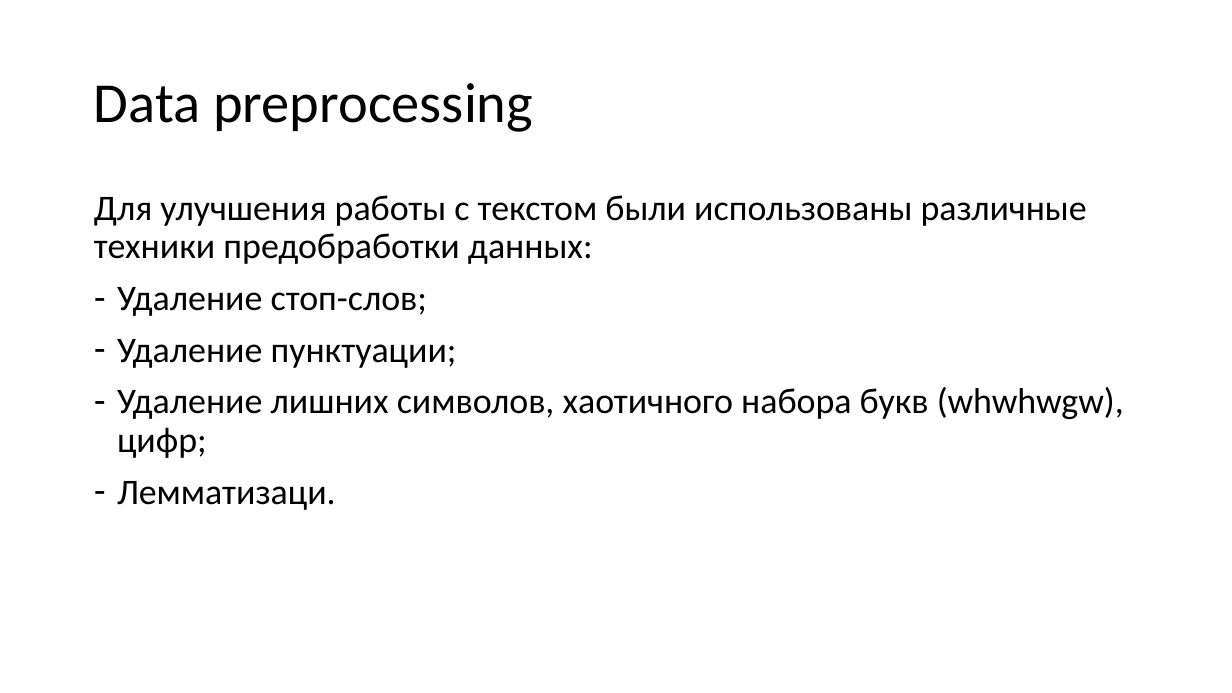
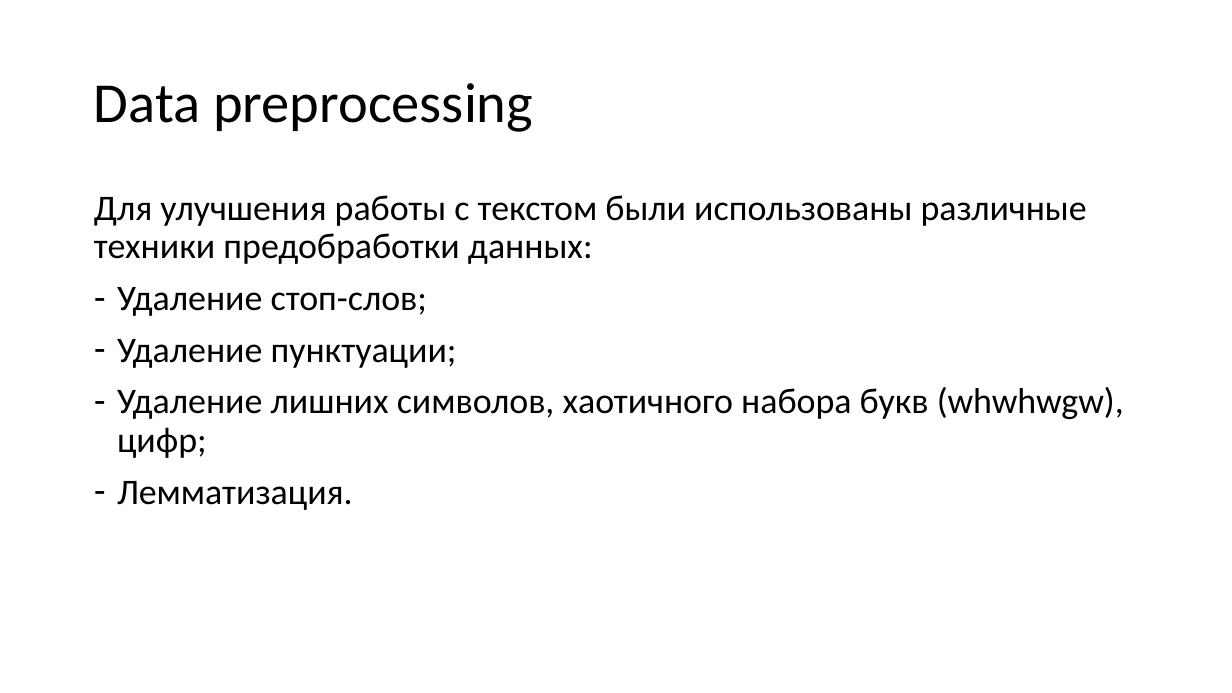
Before and after one commit to Adelaaas/it_hack_Rosatom, a slide deck: slide 3 of Хакатон «Шаг в карьеру.pptx. Drawn at 1232x693 pixels with LibreOffice and Linux fonts; fonts in the diff are those of the drawing. Boxes give left, top, right and bottom in pixels: in the first picture for what was removed or moved away, otherwise in the second. Text is boxed around its words. In the diff, an @@ line names an element or a change of style, - is before the commit and + after.

```diff
--- a/Хакатон «Шаг в карьеру.pptx
+++ b/Хакатон «Шаг в карьеру.pptx
@@ text at (117, 481, 353, 510): text changed @@
-– Лемматизаци.
+– Лемматизация.
```
Also in this commit, not shown: 2 other slides changed, 1 slide added, 6 other files.
